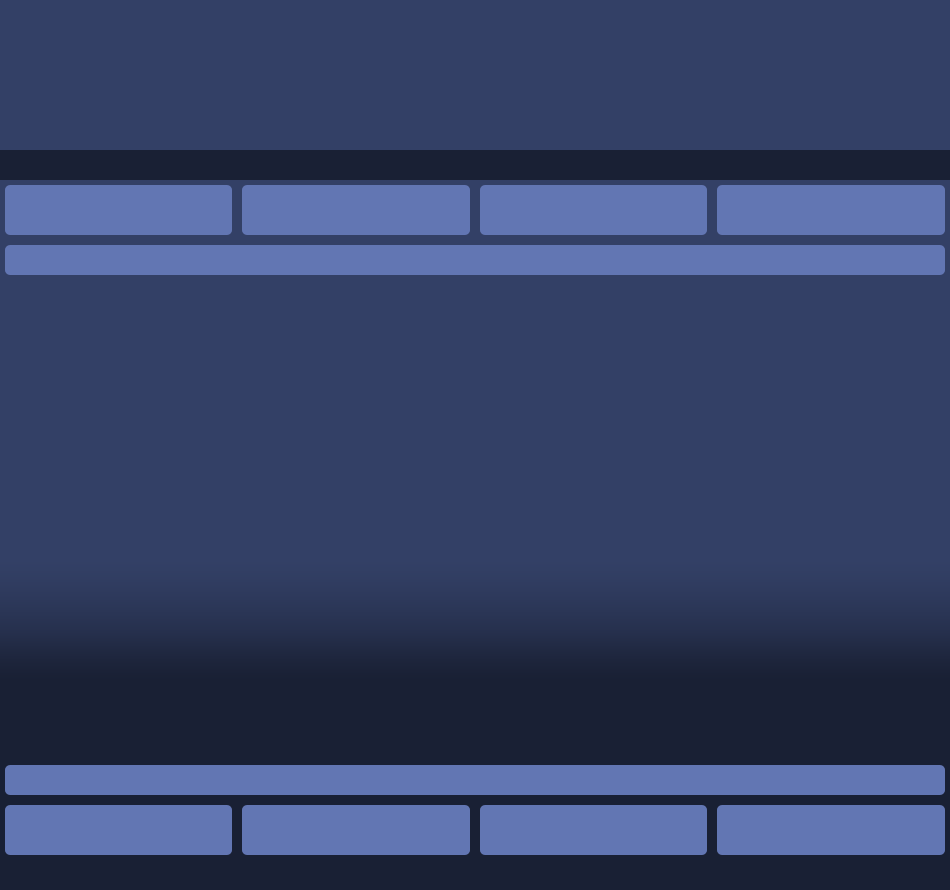
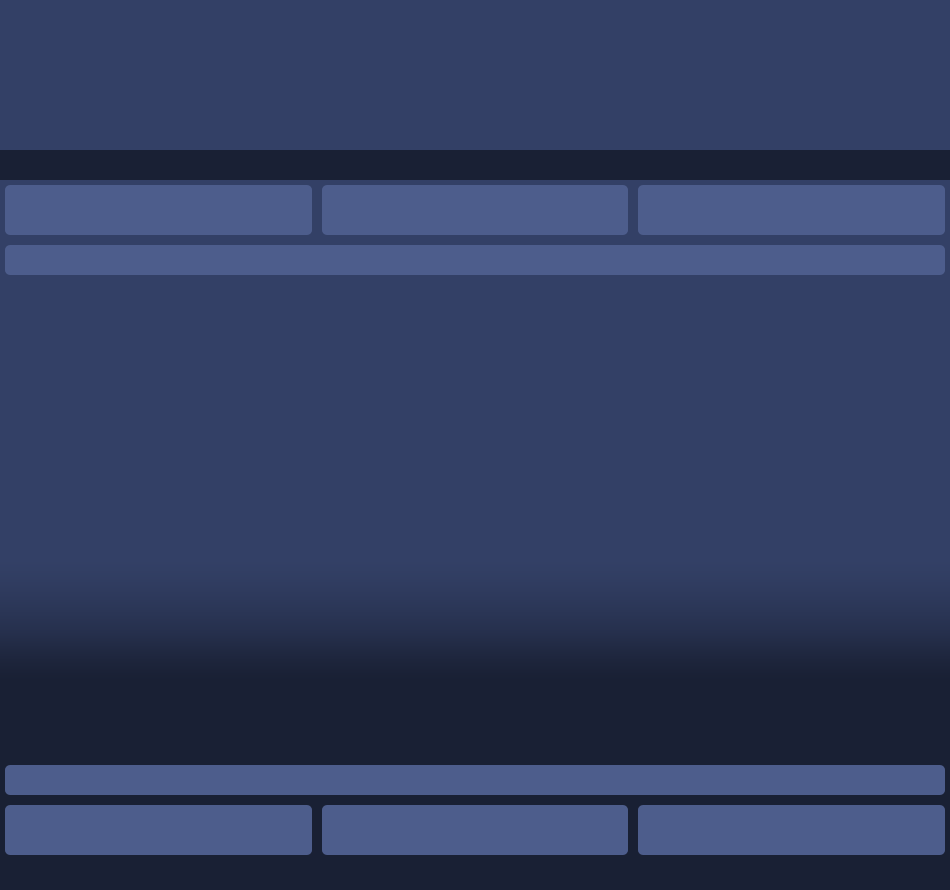
The second 950×890 image is a revision of the first. Changes to its layers:
painted on "header/footer widgets" over (227, 185, 722, 855)
